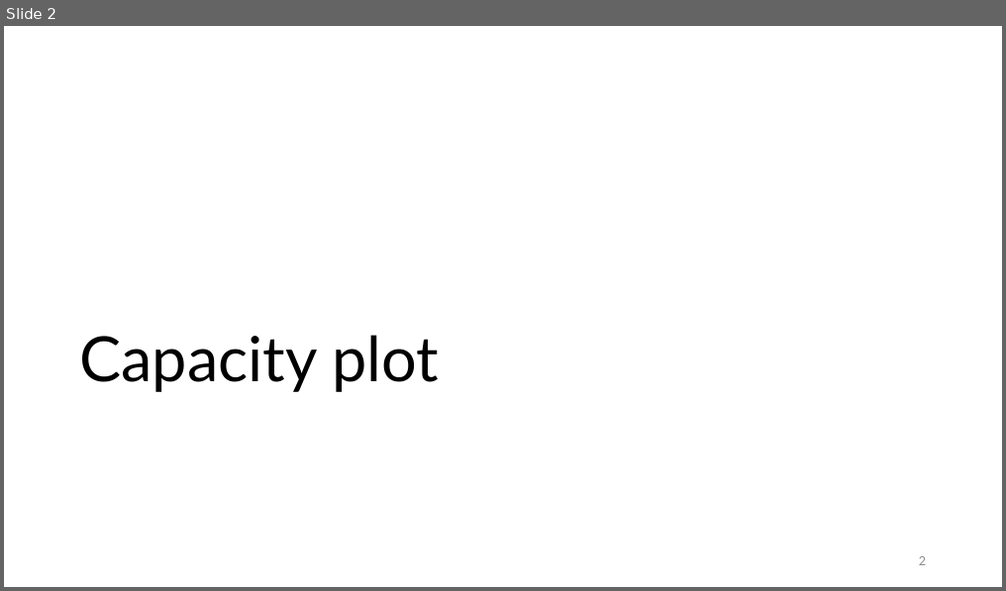
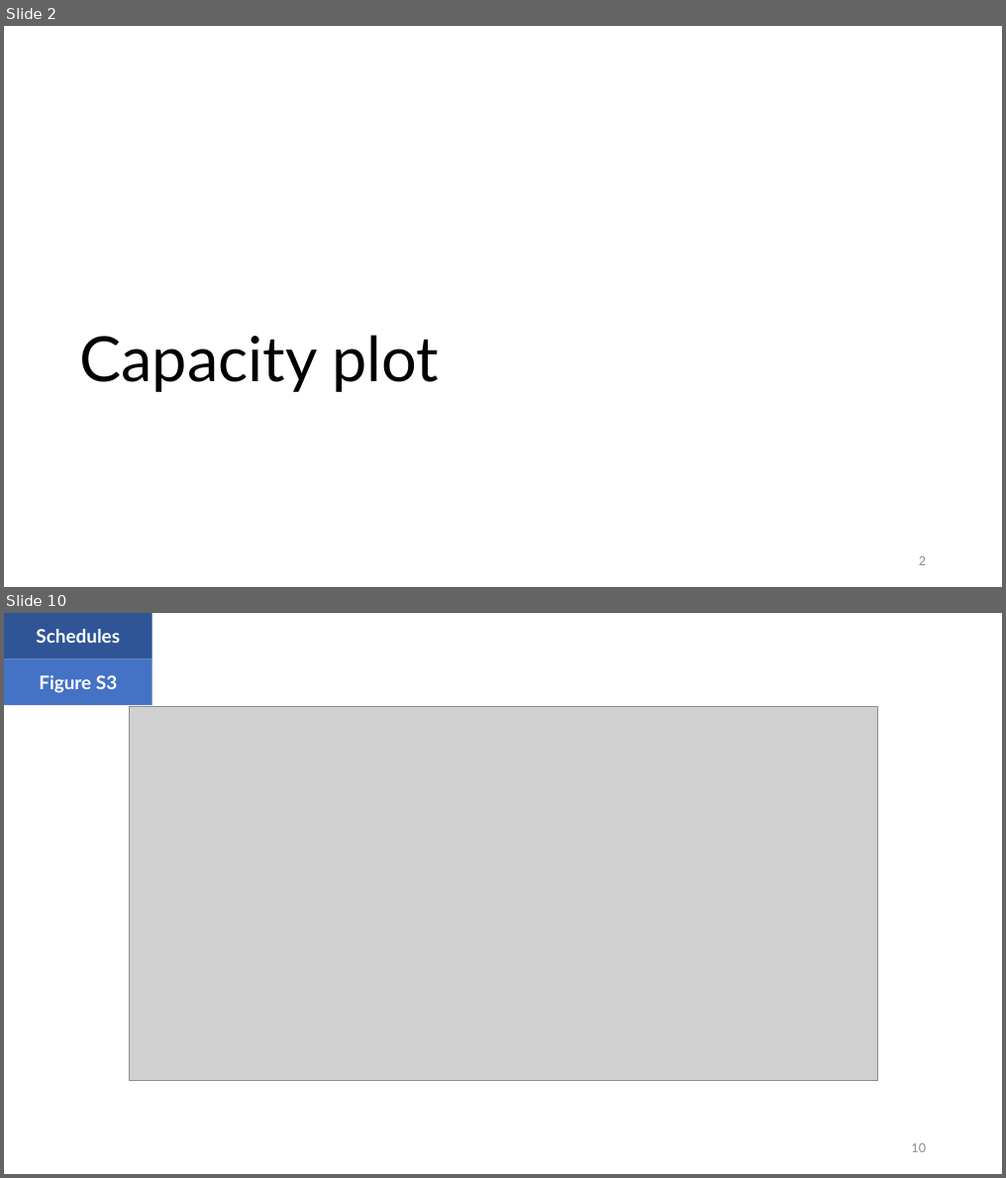
Before and after one commit to maxsal/science_revision, a slide deck: slides/meeting_20210824.pptx. Shown one above the other, each under a label of ours: slide 2 before the commit, slides 2 and 10 after it; the slides between them are not shown. The pictures are 1006x591 and 1006x1178 pixels, drawn with LibreOffice and Linux fonts; fonts in the diff are those of the drawing; grey boxes stand for pictures. Boxes give left, top, right and bottom in pixels: in the first picture for what was removed or moved away, otherwise in the second. Text is boxed around its words. In the diff, an @@ line names an element or a change of style, - is before the commit and + after.

```diff
--- a/slides/meeting_20210824.pptx
+++ b/slides/meeting_20210824.pptx
@@ slide 10 added at [4, 613, 1002, 1174], background #FFFFFF @@
@@ rectangle added at [4, 613, 152, 660], fill #2F5597, 18 pt, text #FFFFFF, bold @@
+Schedules
@@ rectangle added at [4, 660, 152, 706], fill #4472C4, 18 pt, text #FFFFFF, bold @@
+Figure S3
@@ picture added at [129, 707, 877, 1081] @@
@@ page number added at [911, 1144, 926, 1153], 12 pt, text #8C8C8C @@
+10
```
Also in this commit, not shown: 2 slides changed, 11 other slides added, 31 other files.
